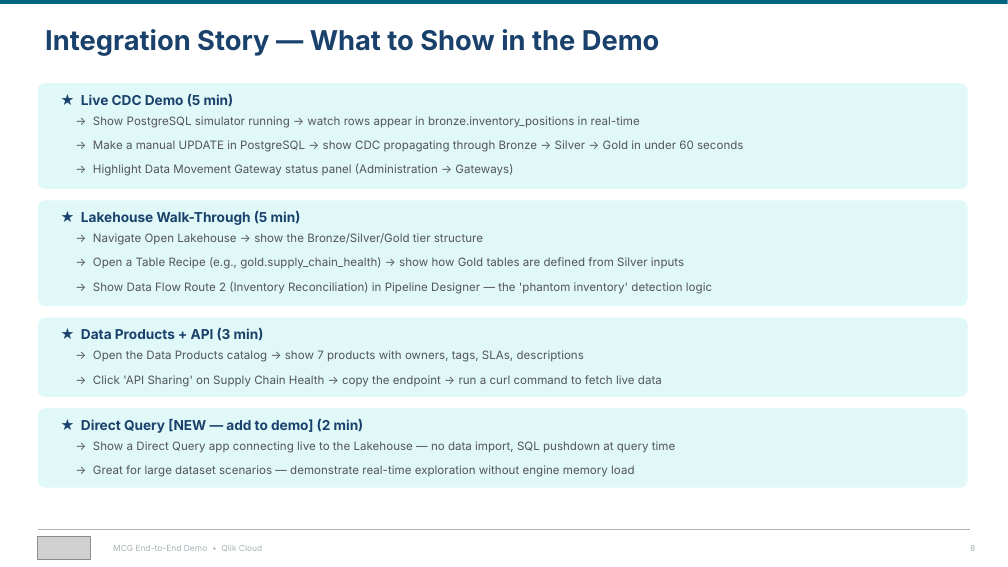
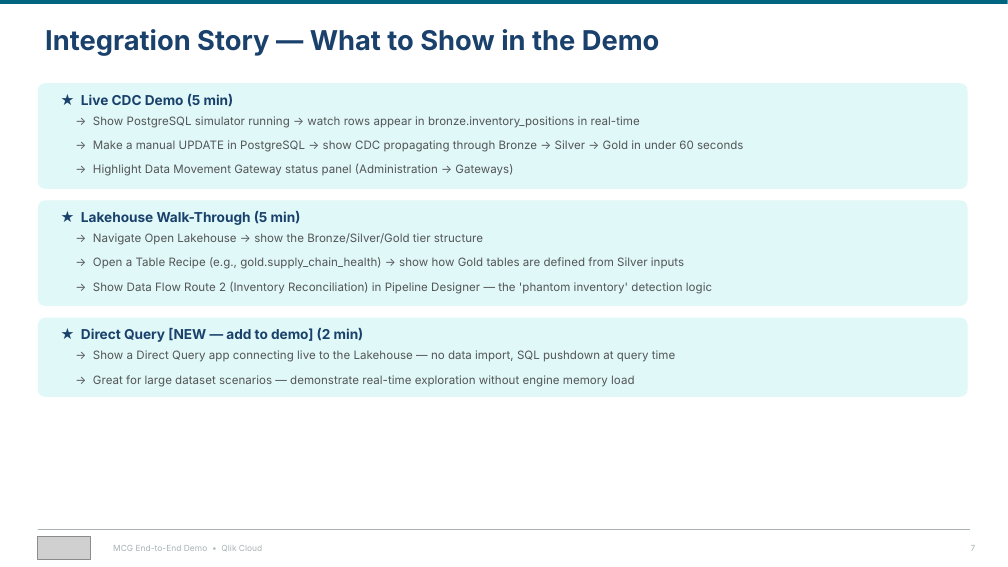
Before and after one commit to robertschoenfeldqlik/meridan_retail_group_qlik_demo_assets, a slide deck: slide 7 of MCG_Demo_Overview_Four_Stories.pptx (slide 8 before the commit). Drawn at 1008x567 pixels with LibreOffice and Linux fonts; fonts in the diff are those of the drawing; grey boxes stand for pictures. Boxes give left, top, right and bottom in pixels: in the first picture for what was removed or moved away, otherwise in the second. Text is boxed around its words. In the diff, an @@ line names an element or a change of style, - is before the commit and + after.

```diff
--- a/MCG_Demo_Overview_Four_Stories.pptx
+++ b/MCG_Demo_Overview_Four_Stories.pptx
@@ text at (x1=81, y1=328, x2=364, y2=342): text changed @@
-★ Data Products + API (3 min)
+★ Direct Query [NEW — add to demo] (2 min)
@@ text at (x1=93, y1=350, x2=675, y2=362): text changed @@
-→ Open the Data Products catalog → show 7 products with owners, tags, SLAs, descriptions
+→ Show a Direct Query app connecting live to the Lakehouse — no data import, SQL pushdown at query time
@@ text at (x1=93, y1=375, x2=634, y2=387): text changed @@
-→ Click 'API Sharing' on Supply Chain Health → copy the endpoint → run a curl command to fetch live data
+→ Great for large dataset scenarios — demonstrate real-time exploration without engine memory load
@@ rounded rectangle removed at (x1=38, y1=408, x2=968, y2=488) @@
@@ text removed at (x1=81, y1=419, x2=364, y2=433) @@
-★ Direct Query [NEW — add to demo] (2 min)
@@ text removed at (x1=93, y1=441, x2=675, y2=453) @@
-→ Show a Direct Query app connecting live to the Lakehouse — no data import, SQL pushdown at query time
@@ text removed at (x1=93, y1=465, x2=634, y2=477) @@
-→ Great for large dataset scenarios — demonstrate real-time exploration without engine memory load
```
Also in this commit, not shown: 6 other slides changed.
